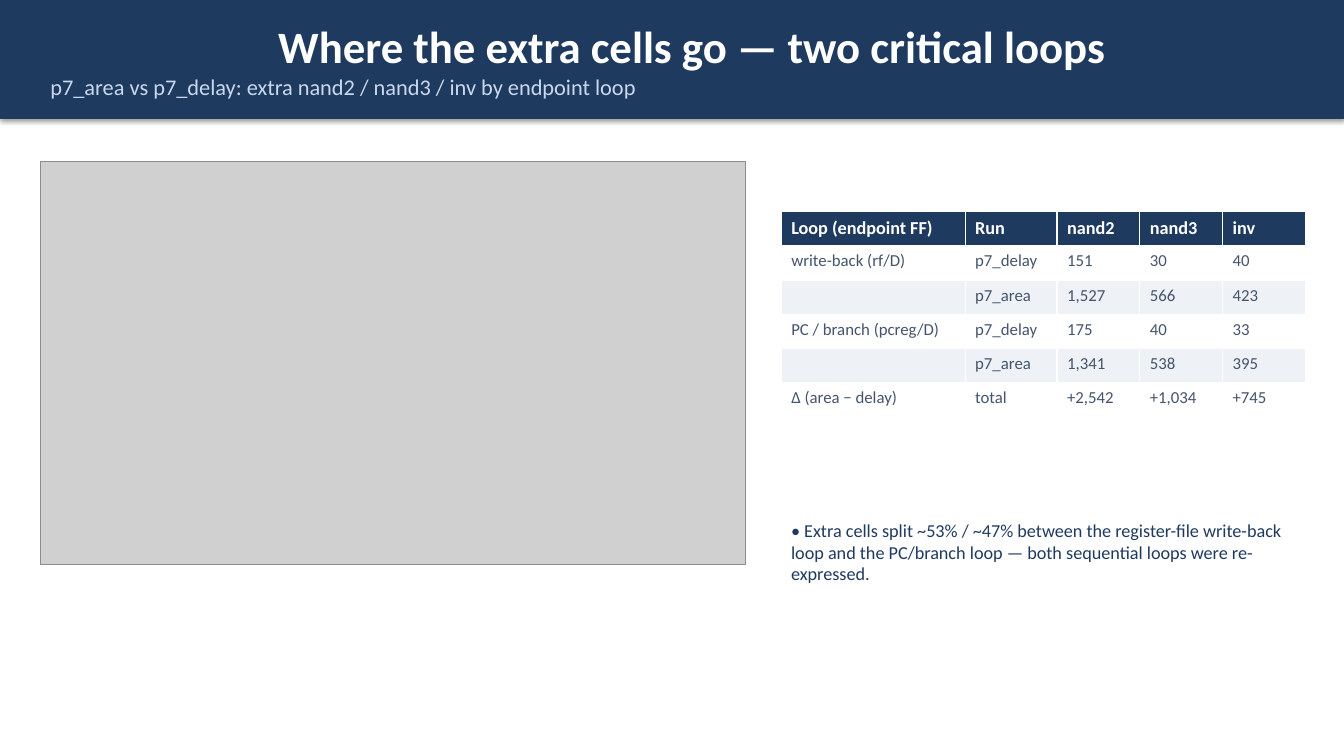
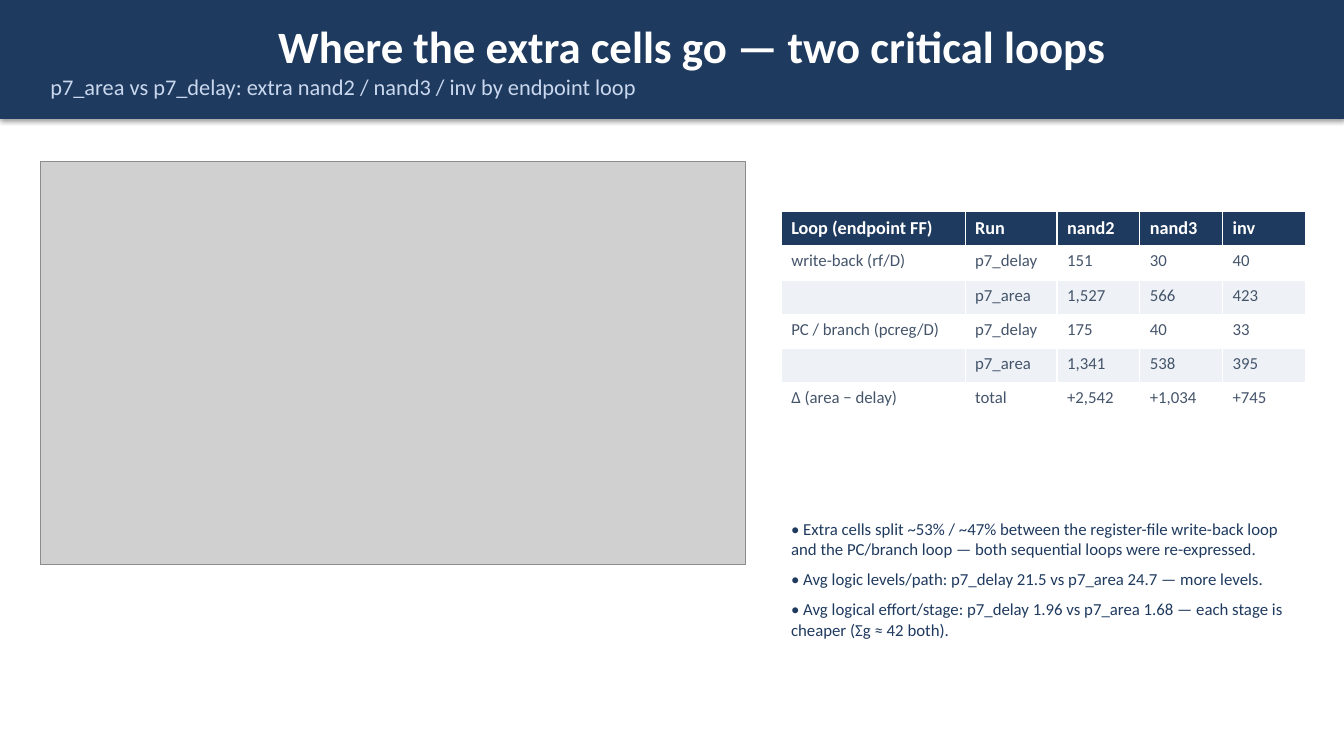
Before and after one commit to wuhannus/lunarch, a slide deck: slide 13 of flow/LUNARCH_AI_Driven_Chip_Design.pptx. Drawn at 1344x756 pixels with LibreOffice and Linux fonts; fonts in the diff are those of the drawing; grey boxes stand for pictures. Boxes give left, top, right and bottom in pixels: in the first picture for what was removed or moved away, otherwise in the second. Text is boxed around its words. In the diff, an @@ line names an element or a change of style, - is before the commit and + after.

Commit message:
Deck: avg levels/effort on p13, logical-effort backup slide, acknowledgements slide

```diff
--- a/flow/LUNARCH_AI_Driven_Chip_Design.pptx
+++ b/flow/LUNARCH_AI_Driven_Chip_Design.pptx
@@ text at bbox=[791, 523, 1277, 558]: size 13 to 12 pt in "• Extra cells split ~53% / ~47% ..." @@
@@ text at bbox=[791, 573, 1282, 639]: paragraphs added @@
+• Avg logic levels/path: p7_delay 21.5 vs p7_area 24.7 — more levels.
+• Avg logical effort/stage: p7_delay 1.96 vs p7_area 1.68 — each stage is cheaper (Σg ≈ 42 both).
```
Also in this commit, not shown: 2 slides added, 1 other file.
